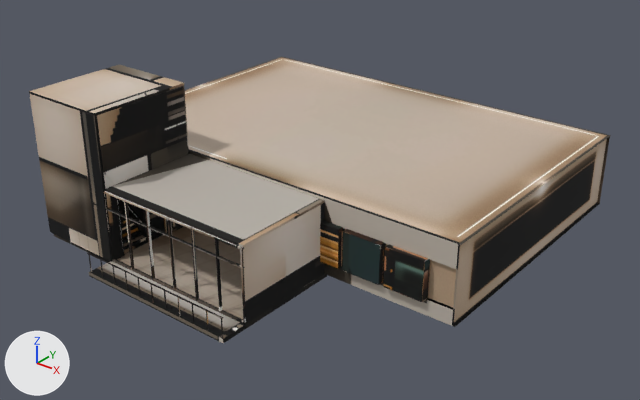
Renders of the glTF model public/models/hall-baked-mobile.glb from each side of a commit.
Both versions are drawn from a camera (50 mm lens) standing at (28.4, -38.1, 22.6) and looking at (1.2, -4.1, 1.5). The lights are fixed; the arrows at lower left show +X, +Y and +Z. The picture after the commit comes second. Where no turn or scale is listed for an object, it has been applied to the vertices. Vertices at exactly the same position are counted once.

Script lines for the objects in view, before the commit:
```python
me_bench_seat = bpy.data.meshes.new('bench-seat')
me_bench_seat.from_pydata(...)  # 1032 vertices, 1720 faces; spans x -7.8..7.8, y -8.3..8.3, z -1.9..1.9
me_bench_seat.materials.append(mat_baked_details)  # picture img_lm_details
me_ceiling = bpy.data.meshes.new('ceiling')
me_ceiling.from_pydata(...)  # 29 vertices, 20 faces; spans x -12.1..12.1, y -8.1..8.1, z 0.0
me_ceiling.materials.append(mat_baked_ceiling)  # picture img_lm_ceiling
me_facade__1 = bpy.data.meshes.new('facade--1')
me_facade__1.from_pydata(...)  # 989 vertices, 1780 faces; spans x -7.19..7.19, y -3.6..3.6, z -4.13..4.13
me_facade__1.materials.append(mat_baked_foyer)  # picture img_lm_foyer
ob_baked_ceiling = bpy.data.objects.new('baked-ceiling', me_ceiling)
ob_baked_ceiling.location = (0.0, 0.0, 4.2)
ob_baked_details = bpy.data.objects.new('baked-details', me_bench_seat)
ob_baked_details.location = (2.78, -0.23, 1.88)
ob_baked_foyer = bpy.data.objects.new('baked-foyer', me_facade__1)
ob_baked_foyer.location = (-2.53, -11.76, 3.89)
# also in view: 'baked-floor' at (0.0, -2.9, -0.1); 'baked-walls' at (0.0, 0.0, 2.1)
```
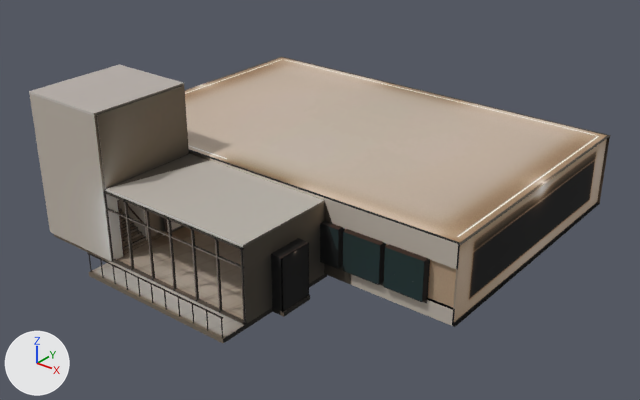
Where the newer file only moved an object's origin or applied its transform, the numbers keep the older frame.

Where the change shows, as pixel boxes (x1, y1, x2, y2) in the pictures (640 x 400 px):
'baked-foyer', reshaped
    before: (29, 65, 325, 343)
    after: (29, 64, 325, 343)
part 1 of me_bench_seat, surface changed
    both: (320, 221, 430, 302)
part 2 of me_facade__1, added
    after: (281, 243, 309, 312)
part 3 of me_facade__1, added
    after: (243, 203, 325, 323)
part 4 of me_facade__1, surface changed
    both: (29, 65, 325, 343)

The change in detail:
me_bench_seat is used by ob_baked_details; location (2.78, -0.23, 1.88).
me_bench_seat had 1032 vertices, 1720 faces and spanned x -7.8..7.8, y -8.3..8.3, z -1.9..1.9.
me_bench_seat now has 888 vertices, 1444 faces and spans x -7.8..7.8, y -8.3..8.3, z -1.9..1.9.
me_bench_seat part 1: 1406 kept faces spanning x -7.8..7.8, y -8.3..8.3, z -1.9..1.9 get new texture (UV) coordinates.
Edits to the shape of me_bench_seat do not show in these pictures.
me_facade__1 is used by ob_baked_foyer; location (-2.53, -11.76, 3.89).
me_facade__1 had 989 vertices, 1780 faces and spanned x -7.19..7.19, y -3.6..3.6, z -4.13..4.13.
me_facade__1 now has 1123 vertices, 2032 faces and spans x -7.19..7.89, y -3.6..3.6, z -4.13..4.13.
me_facade__1 part 2: a new loose piece, a box spanning x 7.77..7.83, y -0.3..1.62, z -3.92..-1.06, in mat_baked_foyer (picture img_lm_foyer).
me_facade__1 part 3: 78 vertices added at x 7.01..7.89, y -0.38..1.7, z -4.13..0.06.
me_facade__1 part 4: 1746 kept faces spanning x -7.19..7.19, y -3.6..3.6, z -4.13..4.13 get new texture (UV) coordinates.
Other edits to the shape of me_facade__1 do not show in these pictures.
